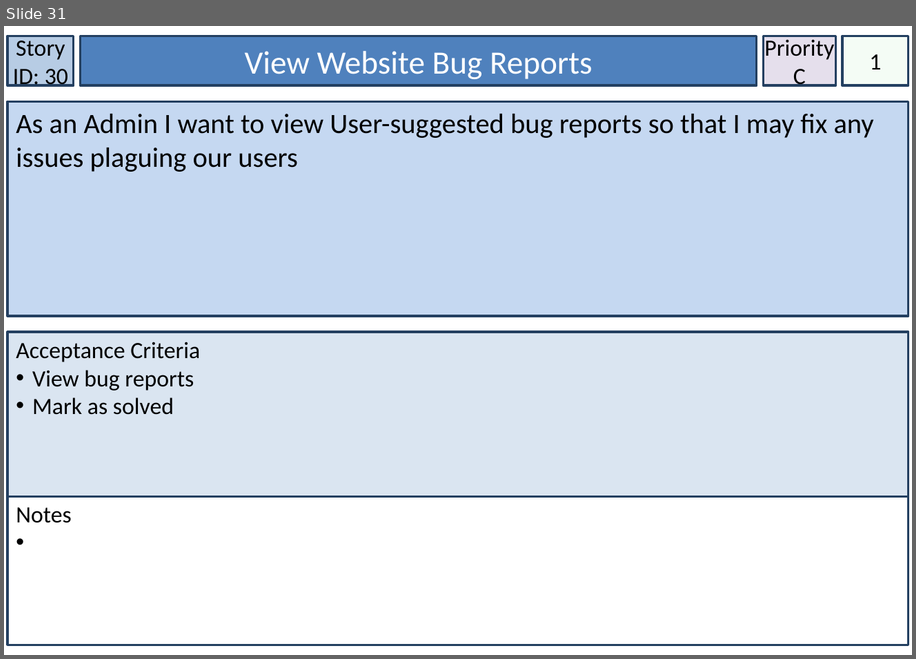
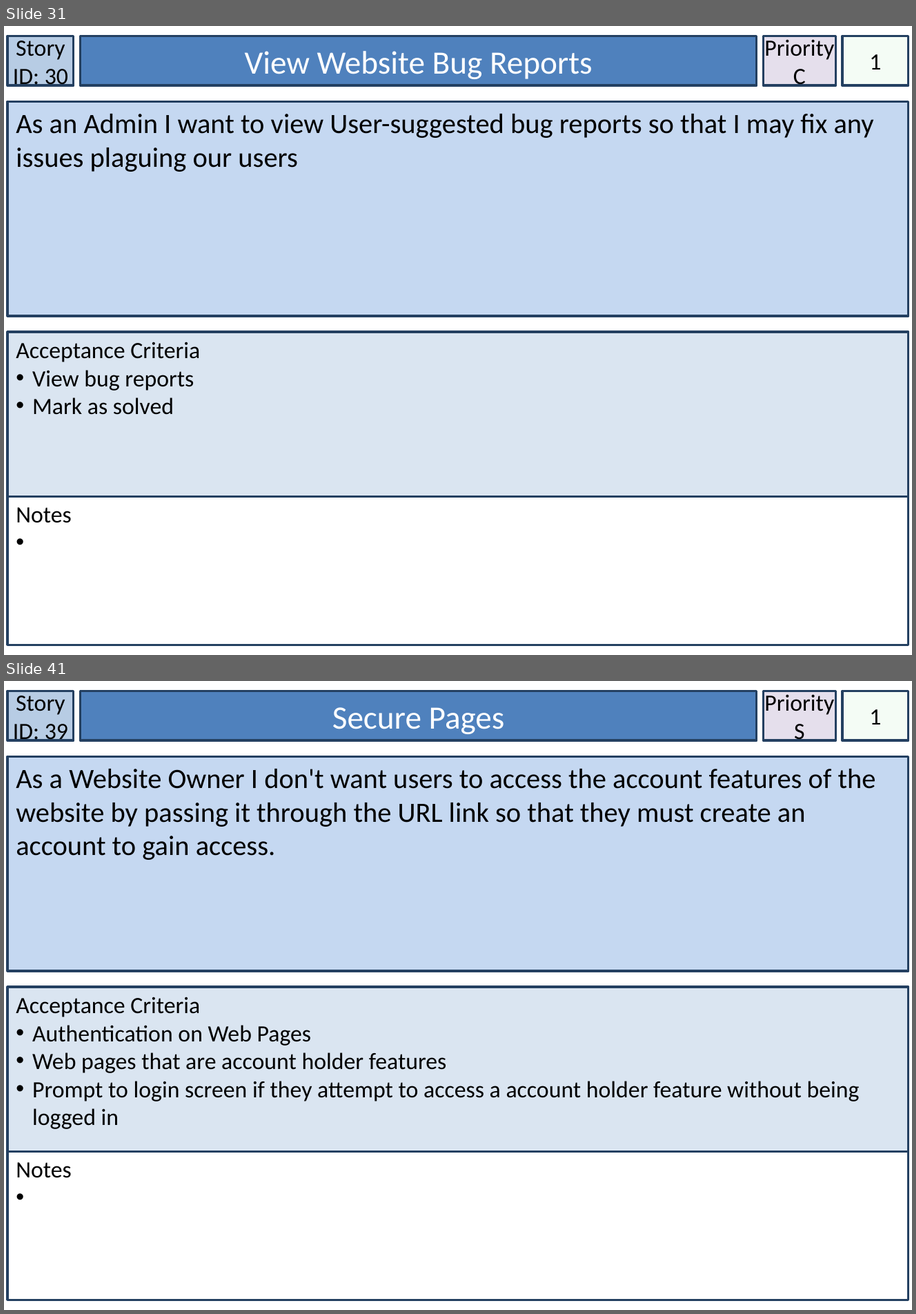
Before and after one commit to lowejosh/Django-landmarks, a slide deck: Artifact Files/Story Cards.pptx. Shown one above the other, each under a label of ours: slide 31 before the commit, slides 31 and 41 after it; the slides between them are not shown. The pictures are 916x659 and 916x1314 pixels, drawn with LibreOffice and Linux fonts; fonts in the diff are those of the drawing. Boxes give left, top, right and bottom in pixels: in the first picture for what was removed or moved away, otherwise in the second. Text is boxed around its words. In the diff, an @@ line names an element or a change of style, - is before the commit and + after.

```diff
--- a/Artifact Files/Story Cards.pptx
+++ b/Artifact Files/Story Cards.pptx
@@ slide 41 added at bbox=[4, 681, 912, 1310], background #FFFFFF @@
@@ rectangle added at bbox=[7, 691, 74, 740], fill #B7CCE4, outline #244061 2 pt, 20 pt, text #000000 @@
+Story ID: 39
@@ rectangle added at bbox=[81, 691, 757, 740], fill #4F81BD, outline #244061 2 pt, 28 pt, text #FFFFFF @@
+Secure Pages
@@ rectangle added at bbox=[764, 691, 837, 740], fill #E5DFEC, outline #244061 2 pt, 20 pt, text #000000 @@
+Priority
+S
@@ rectangle added at bbox=[842, 691, 909, 740], fill #CCF0CD at 20% opacity, outline #244061 2 pt, 20 pt, text #000000 @@
+1
@@ rectangle added at bbox=[7, 756, 909, 971], fill #C5D8F1, outline #244061 2 pt, 24 pt, text #000000 @@
+As a Website Owner I don't want users to access the account features of the website by passing it through the URL link so that they must create an account to gain access.
@@ rectangle added at bbox=[7, 987, 909, 1152], fill #DAE5F1, outline #244061 2 pt, 20 pt, text #000000 @@
+Acceptance Criteria
+• Authentication on Web Pages
+• Web pages that are account holder features
+• Prompt to login screen if they attempt to access a account holder feature without being logged in
@@ rectangle added at bbox=[7, 1152, 909, 1300], fill #FFFFFF, outline #244061 2 pt, 20 pt, text #000000 @@
+Notes
```
Also in this commit, not shown: 1 slide changed, 10 other slides added, 9 other files.
